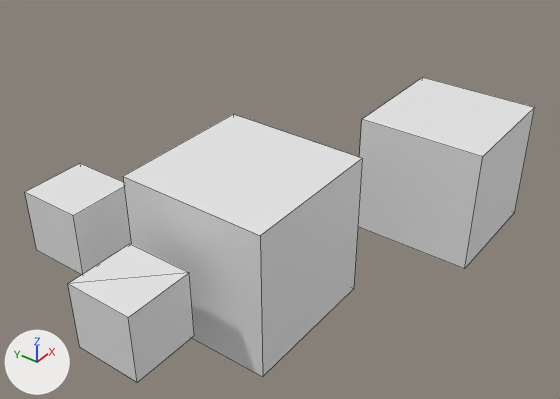
A saved change to the Blender file BlenderExporter/aranxml.blend.
The view is the same before and after, from a 50 mm camera at (-11.54, -15.6, 12.41) aimed at (5.3, -3.16, -0.9). Arrows for +X, +Y and +Z are at lower left; the lights stay in place. Mesh edges are drawn as thin lines. Materials are left out; every surface is plain grey.

The scene before the commit, as lines of its bpy script (objects in view):
```python
me_bigcubeme = bpy.data.meshes.new('BigCubeME')
me_bigcubeme.from_pydata(...)  # 16 vertices, 12 faces; spans x -1.0..4.3, y -6.62..1.0, z -2.23..2.23
# faces by material slot: [10, 2]
me_bigcubeme.materials.append(mat_yellowmtrl)
me_bigcubeme.materials.append(mat_redmtrl)
me_cube_001 = bpy.data.meshes.new('Cube.001')
me_cube_001.from_pydata(...)  # a box spanning x -1.0..1.0, y -1.0..1.0, z -1.0..1.0
me_cube_001.materials.append(mat_bluemtrl)
me_cube_002 = bpy.data.meshes.new('Cube.002')
me_cube_002.from_pydata([(1.0, 1.0, -1.0), (1.0, -1.0, -1.0), (-1.0, -1.0, -1.0), (-1.0, 1.0, -1.0), (1.0, 1.0, 1.0), (1.0, -1.0, 1.0), (-1.0, -1.0, 1.0), (-1.0, 1.0, 1.0)], [], [(0, 1, 2, 3), (4, 7, 6, 5), (0, 4, 5, 1), (1, 5, 6, 2), (2, 6, 7, 3), (4, 0, 3, 7)])
for i in [1]: me_cube_002.polygons[i].material_index = 1
for i in [0, 3, 4, 5]: me_cube_002.polygons[i].material_index = 2
me_cube_002.materials.append(mat_bluemtrl)
me_cube_002.materials.append(mat_redmtrl)
me_cube_002.materials.append(mat_yellowmtrl)
ob_bigcubeob = bpy.data.objects.new('BigCubeOB', me_bigcubeme)
ob_bigcubeob.location = (0.0, 0.0, 0.0)
ob_cubeuv = bpy.data.objects.new('CubeUV', me_cube_001)
ob_cubeuv.location = (-2.0, -4.13, 0.0)
ob_threecoloredcube = bpy.data.objects.new('ThreeColoredCube', me_cube_002)
ob_threecoloredcube.location = (8.72, -7.05, 0.0)
ob_threecoloredcube.scale = (1.94, 1.94, 1.94)
```
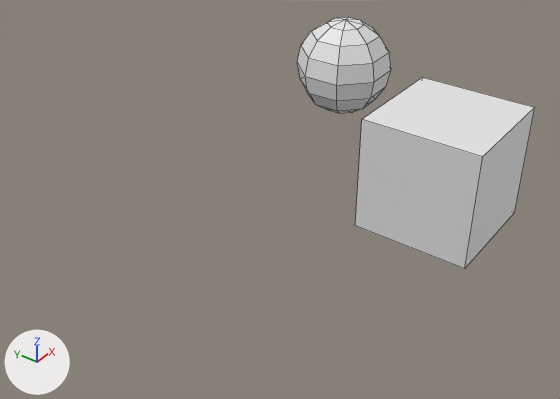
The newer file is also rescaled (x0.517), turned or shifted as a whole; pictures and numbers use the older file's frame.

Changed parts and their boxes [x1, y1, x2, y2] in the pictures (560 x 399 px):
'BigCubeOB', deleted
    before: [25, 114, 362, 377]
'CubeUV', deleted
    before: [68, 244, 194, 382]
'Sphere', added
    after: [297, 17, 391, 113]

The edits, one by one:
Mesh me_sphere is new.
It is a UV sphere (8 segments, 8 rings, poles along z) spanning x -1.0..1.0, y -1.0..1.0, z -1.0..1.0.
Object 'CubeUV' (ob_cubeuv) is deleted.
Object 'BigCubeOB' (ob_bigcubeob) is deleted.
Object 'Sphere' (ob_sphere) is new; it shows me_sphere.
Its location is (13.88, -0.05, 0.0).
Its rotation in degrees is (0, 0, -20).
Its scale is (1.94, 1.94, 1.94).
